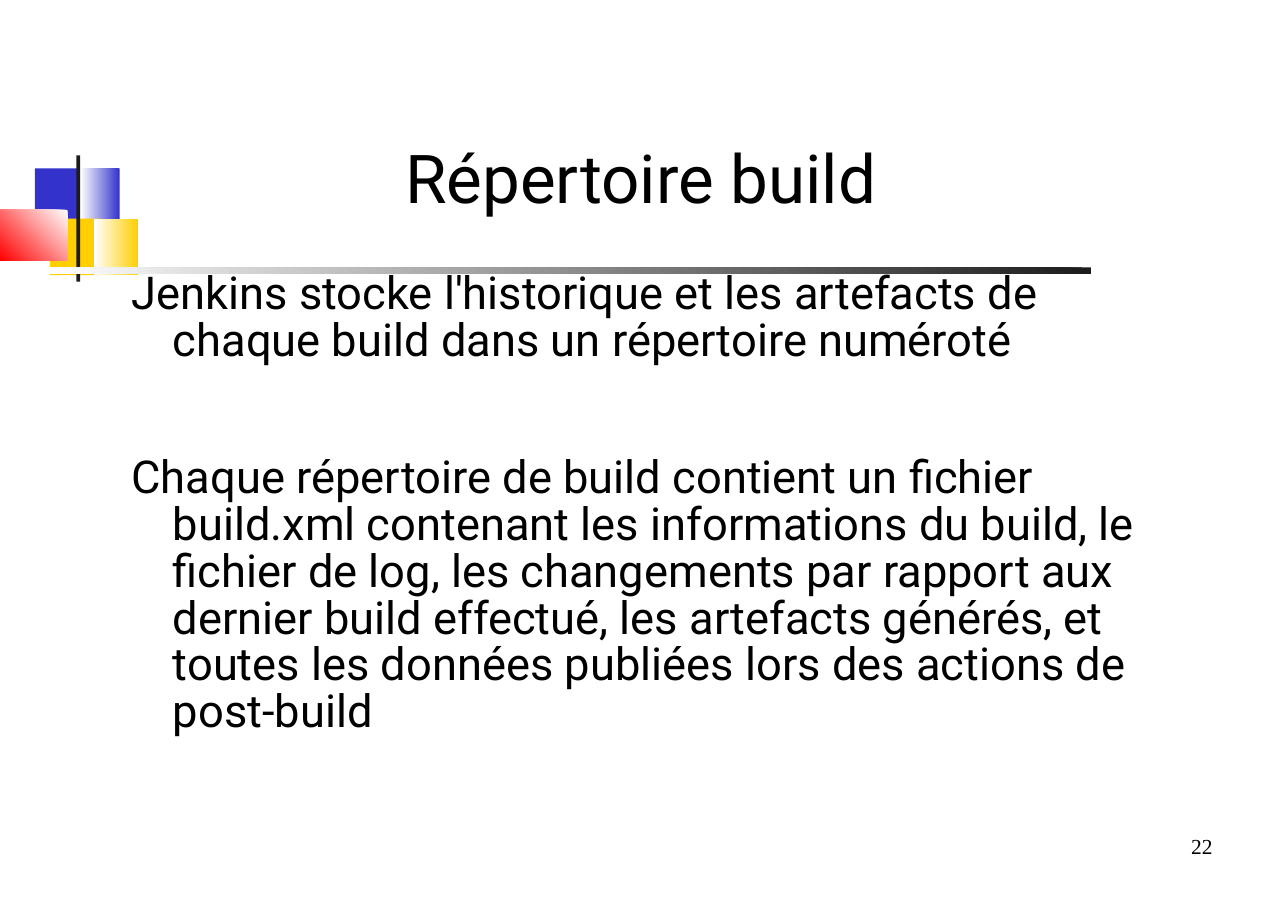
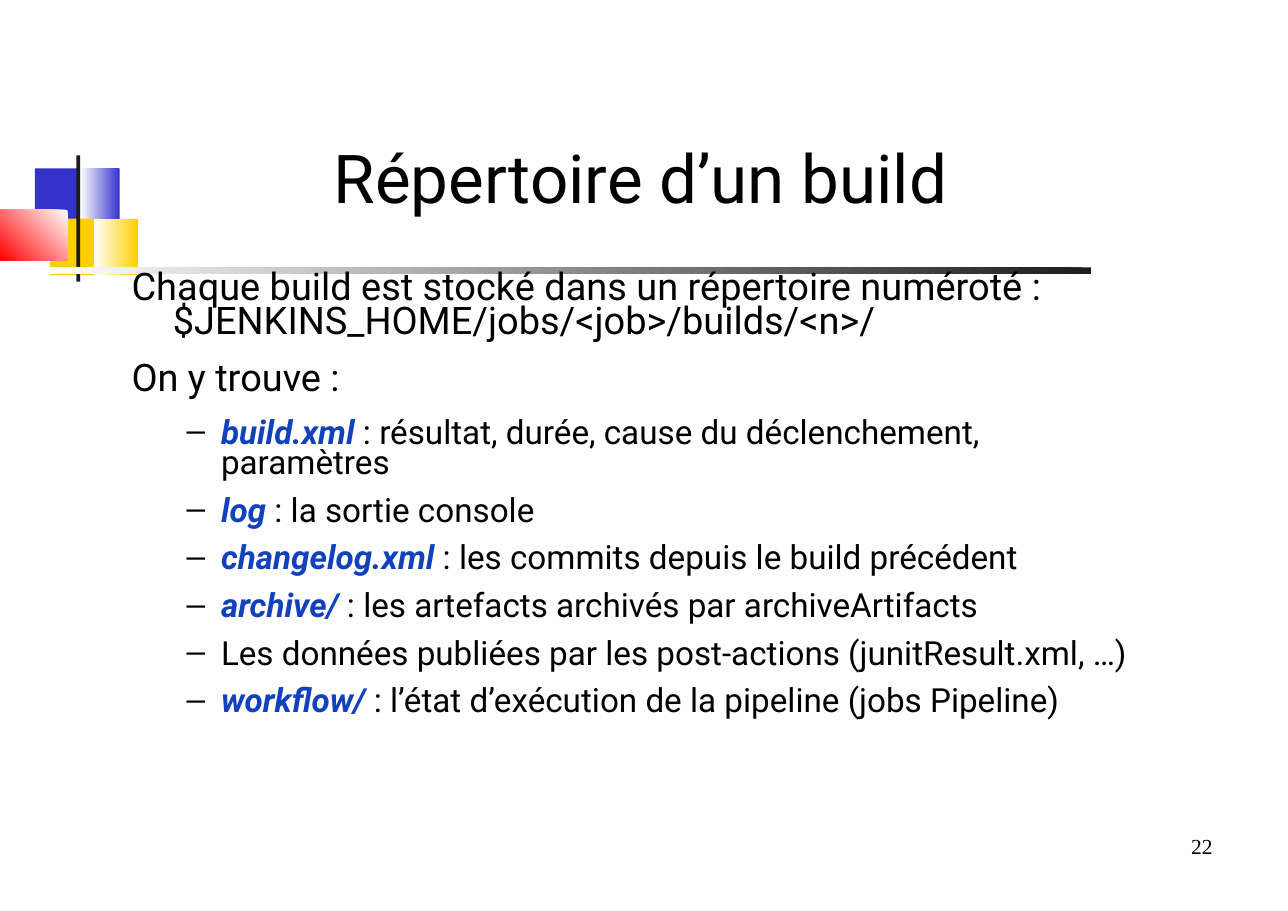
Before and after one commit to dthibau/jenkins, a slide deck: slide 22 of JenkinsPipeline.odp. Drawn at 1288x911 pixels with LibreOffice and Linux fonts; fonts in the diff are those of the drawing. Boxes give left, top, right and bottom in pixels: in the first picture for what was removed or moved away, otherwise in the second. Text is boxed around its words. In the diff, an @@ line names an element or a change of style, - is before the commit and + after.

```diff
--- a/JenkinsPipeline.odp
+++ b/JenkinsPipeline.odp
@@ title at (334,152,947,217): text changed @@
-Répertoire build
+Répertoire d’un build
@@ text at (132,266,1084,720): text changed; size 29.6 to 21.7 pt @@
-Jenkins stocke l'historique et les artefacts de chaque build dans un répertoire numéroté
-Chaque répertoire de build contient un fichier build.xml contenant les informations du build, le fichier de log, les changements par rapport aux dernier build effectué, les artefacts générés, et toutes les données publiées lors des actions de post-build
+Chaque build est stocké dans un répertoire numéroté : $JENKINS_HOME/jobs/<job>/builds/<n>/
+On y trouve :
+  – build.xml : résultat, durée, cause du déclenchement, paramètres
+  – log : la sortie console
+  – changelog.xml : les commits depuis le build précédent
+  – archive/ : les artefacts archivés par archiveArtifacts
+  – Les données publiées par les post-actions (junitResult.xml, …)
+  – workflow/ : l’état d’exécution de la pipeline (jobs Pipeline)
```
Also in this commit, not shown: 51 other slides changed, 3 slides added, 16 slides removed, 1 other file.
